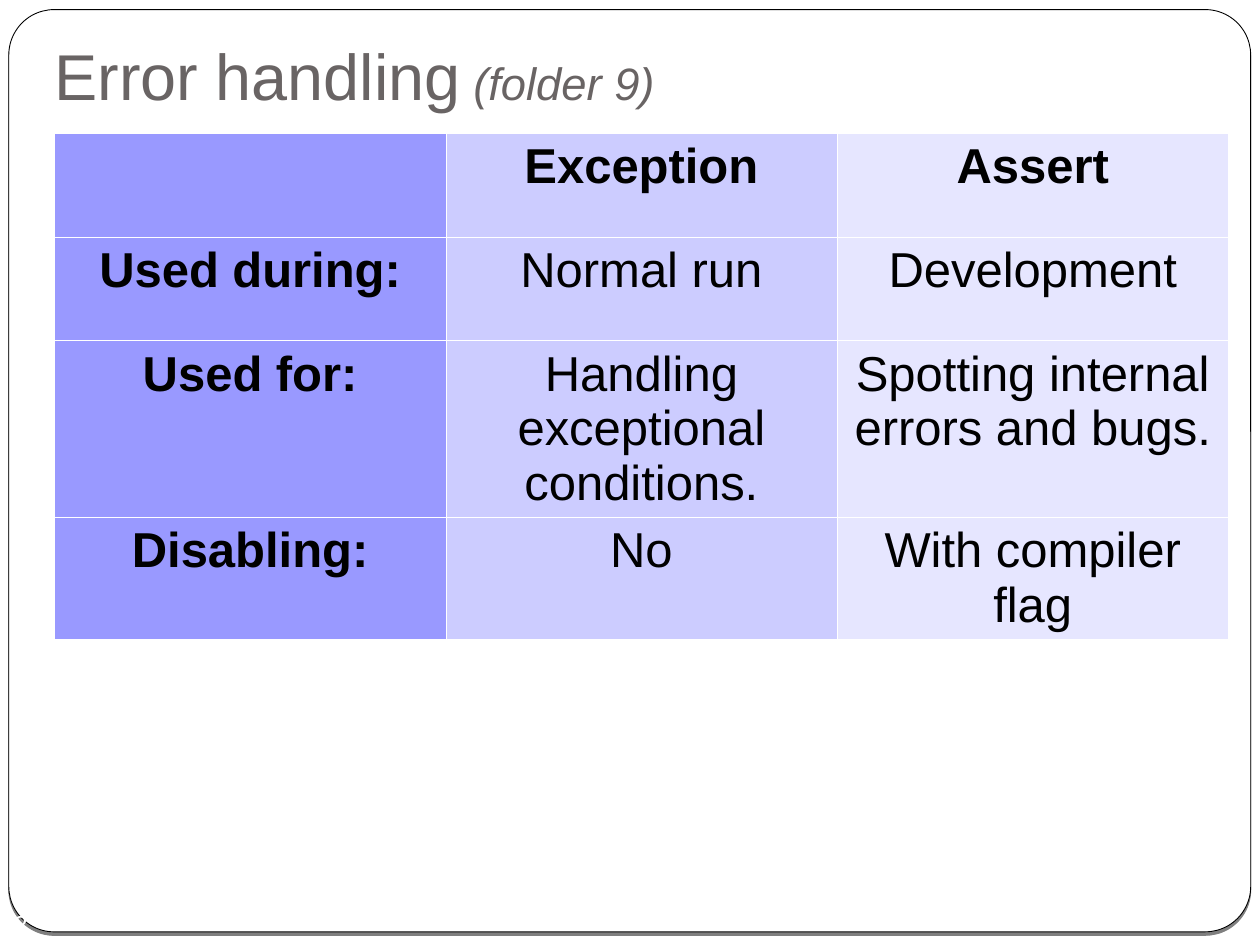
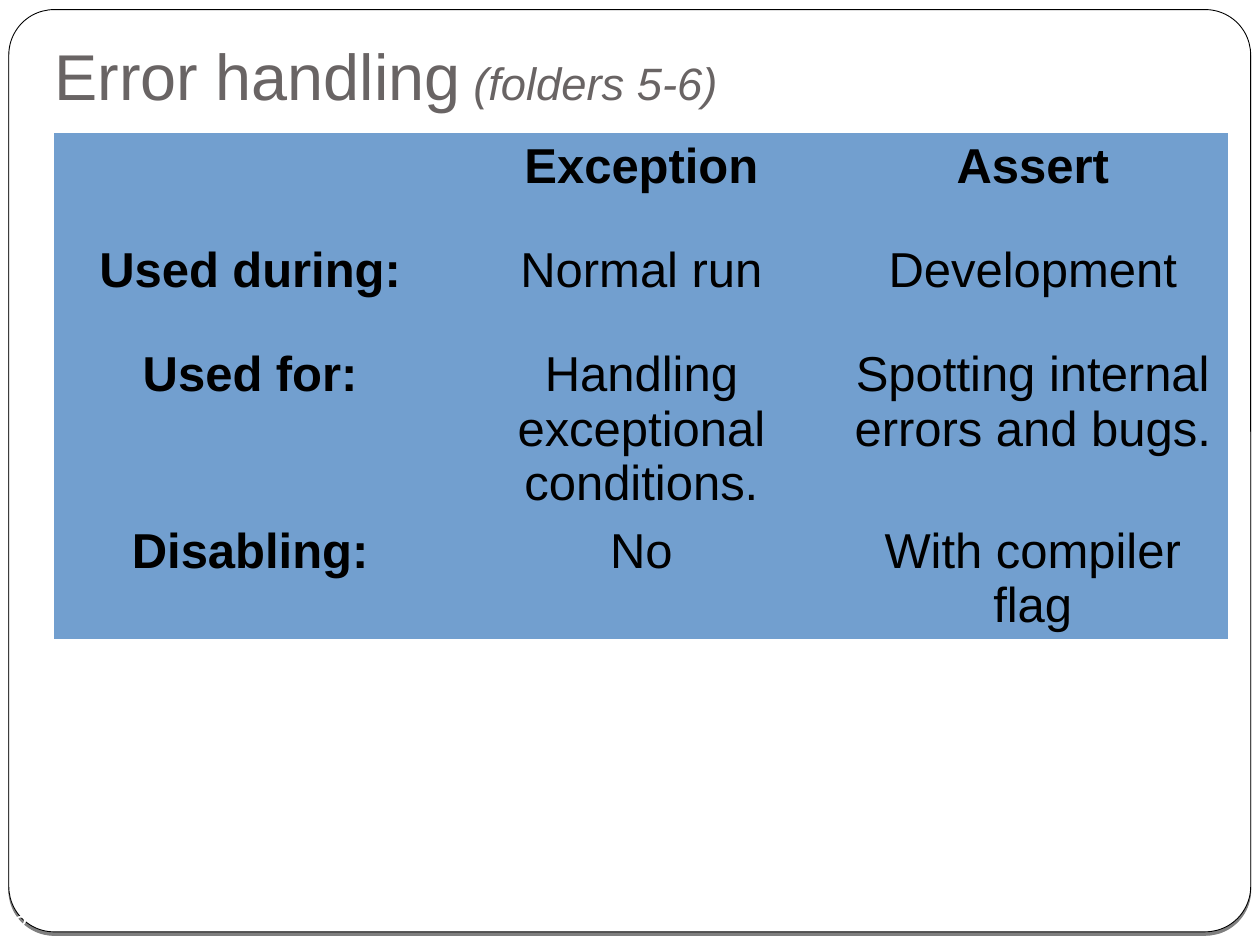
Before and after one commit to cpp-at-ariel/cpp-5778, a slide deck: slide 2 of week04-operator-overloading/slides-error-handling.odp. Drawn at 1260x945 pixels with LibreOffice and Linux fonts; fonts in the diff are those of the drawing. Boxes give left, top, right and bottom in pixels: in the first picture for what was removed or moved away, otherwise in the second. Text is boxed around its words. In the diff, an @@ line names an element or a change of style, - is before the commit and + after.

```diff
--- a/week04-operator-overloading/slides-error-handling.odp
+++ b/week04-operator-overloading/slides-error-handling.odp
@@ title at bbox=[54, 53, 718, 112]: text changed @@
-Error handling (folder 9)
+Error handling (folders 5-6)
@@ table at bbox=[54, 132, 1230, 639] @@
@@ fill #9999FF to #729FCF in 4 cells @@
@@ fill #CCCCFF to #729FCF in 4 cells @@
@@ fill #E6E6FF to #729FCF in 4 cells @@
@@ borders changed @@
```
Also in this commit, not shown: 1 other slide changed, 7 other files.
